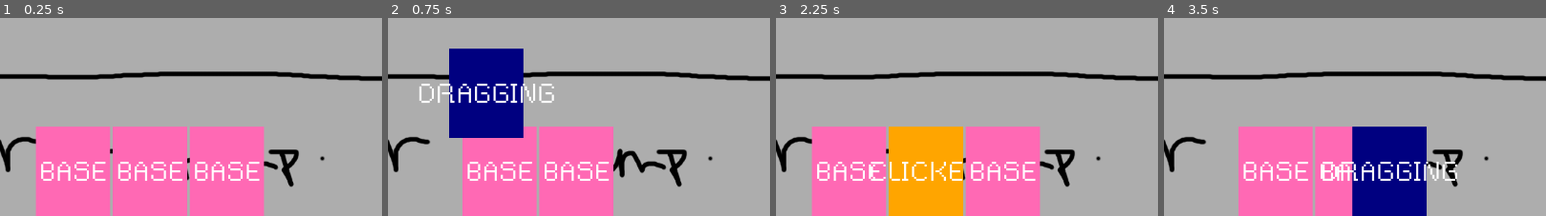
Above: before the commit, frames 1-4 (left to right).
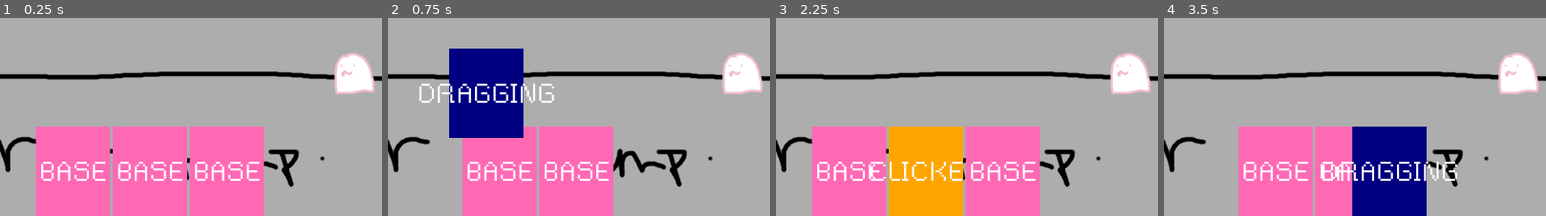
Above: after the commit, the same moments.

Repository: stressedGuaba/magic-girl-tarot
Game: Godot game, scene res://scenes/Battle/battle.tscn
Two runs of this game, one before a commit and one after it. Both use one fixed random seed, a clock stepped at 60 frames per second and the inputs below.
Inputs (mouse positions are % of the whole screen's width and height, from its top left):
- Up to frame 1 (0.25 s): no input
- Up to frame 2 (0.75 s): tap Enter at 0.5 s; drag from (40, 89) to (50, 30) at 0.52 s
- Up to frame 3 (2.25 s): tap Space at 1.25 s; drag from (45, 89) to (50, 30) at 1.27 s; tap Enter at 2 s; move the mouse to (50, 89) at 2.02 s; press the mouse at (50, 89) at 2.03 s; hold Right from 2.03 s (still down)
- Up to frame 4 (3.5 s): right-click (50, 89) at 2.3 s; release Right at 2.75 s; release the mouse at (50, 89) at 2.75 s; tap Space at 2.75 s; drag from (45, 68) to (60, 89) at 2.77 s
The pictures show only the part of the screen within x 30-80%, y 50-100%; the shares and areas given below are measured in that part.

The runs differ from the first frame. In frame 1, 1.9% of the frame differs, in the area x 87-98%, y 17-39%; in frame 2, 1.9%; in frame 3, 1.9%; in frame 4, 1.9%.

Commit message:
continue to work on cards

Diff:
--- a/Test.tscn
+++ /dev/null
@@ -1,7 +0,0 @@
-[gd_scene format=3 uid="uid://dnnka5th1gldj"]
-
-[node name="Node2D" type="Node2D"]
-
-[node name="Sprite2D" type="Sprite2D" parent="."]
-
-[node name="Node2D" type="Node2D" parent="."]
--- /dev/null
+++ b/characters/Magical Girls/Cards/axe_attack.tres
@@ -0,0 +1,10 @@
+[gd_resource type="Resource" script_class="Card" load_steps=2 format=3 uid="uid://c65mlqiccrqqs"]
+
+[ext_resource type="Script" uid="uid://ocvsafqq5y61" path="res://custom_resources/card.gd" id="1_mkhcp"]
+
+[resource]
+script = ExtResource("1_mkhcp")
+id = "axe_attack"
+type = 0
+target = 1
+metadata/_custom_type_script = "uid://ocvsafqq5y61"
--- /dev/null
+++ b/characters/Magical Girls/Cards/block.tres
@@ -0,0 +1,10 @@
+[gd_resource type="Resource" script_class="Card" load_steps=2 format=3 uid="uid://oktnf8pxo5m0"]
+
+[ext_resource type="Script" uid="uid://ocvsafqq5y61" path="res://custom_resources/card.gd" id="1_tp6oa"]
+
+[resource]
+script = ExtResource("1_tp6oa")
+id = "block"
+type = 1
+target = 0
+metadata/_custom_type_script = "uid://ocvsafqq5y61"
--- /dev/null
+++ b/custom_resources/card.gd
@@ -0,0 +1,13 @@
+class_name Card
+extends Resource
+
+enum Type {ATTACK, SKILL, POWER}
+enum Target {SELF, SINGLE_ENEMY, ALL_ENEMIES, EVERYONE}
+
+@export_group("Card Attributes")
+@export var id: String
+@export var type: Type
+@export var target: Target
+
+func is_single_targetted() -> bool:
+	return target == Target.SINGLE_ENEMY
--- /dev/null
+++ b/global/events.gd
@@ -0,0 +1,5 @@
+extends Node
+
+# card related events
+signal card_aim_started(card_ui : CardUI)
+signal card_aim_ended(card_ui: CardUI)
--- a/project.godot
+++ b/project.godot
@@ -13,6 +13,10 @@
 config/name="Magic Girl Tarot"
 run/main_scene="uid://dw6qdjpatlg1q"
 config/features=PackedStringArray("4.4", "Forward Plus")
+
+[autoload]
+
+Events="*res://global/events.gd"
 
 [display]
 
@@ -39,6 +43,7 @@
 
 2d_physics/layer_1="card_target_selector"
 2d_physics/layer_2="card_drop_area"
+2d_physics/layer_3="enemies"
 
 [rendering]
 
--- a/scenes/Battle/battle.tscn
+++ b/scenes/Battle/battle.tscn
@@ -1,11 +1,18 @@
-[gd_scene load_steps=5 format=3 uid="uid://dw6qdjpatlg1q"]
+[gd_scene load_steps=10 format=3 uid="uid://dw6qdjpatlg1q"]
 
 [ext_resource type="Texture2D" uid="uid://cf6y2blx44qtm" path="res://TEMP assets/backgroundT.png" id="1_ha178"]
 [ext_resource type="Script" uid="uid://c0wd7y5oqi46c" path="res://scenes/ui/hand.gd" id="2_jl7sv"]
+[ext_resource type="Texture2D" uid="uid://h6623jbobhgy" path="res://TEMP assets/GhostT.png" id="2_l7oxf"]
 [ext_resource type="PackedScene" uid="uid://bkj1sbhmhfg3m" path="res://scenes/card_ui/card_ui.tscn" id="2_mpo2y"]
+[ext_resource type="PackedScene" uid="uid://c8qiwwecu6pnx" path="res://scenes/card_target_selector/card_target_selector.tscn" id="3_5f8bu"]
+[ext_resource type="Resource" uid="uid://c65mlqiccrqqs" path="res://characters/Magical Girls/Cards/axe_attack.tres" id="5_5f8bu"]
+[ext_resource type="Resource" uid="uid://oktnf8pxo5m0" path="res://characters/Magical Girls/Cards/block.tres" id="6_xhdm5"]
 
 [sub_resource type="RectangleShape2D" id="RectangleShape2D_p1qf1"]
 size = Vector2(1152, 450)
+
+[sub_resource type="RectangleShape2D" id="RectangleShape2D_i3j6n"]
+size = Vector2(67, 66)
 
 [node name="Battle" type="Node2D"]
 metadata/_edit_lock_ = true
@@ -22,6 +29,22 @@
 [node name="CollisionShape2D" type="CollisionShape2D" parent="CardDropArea"]
 position = Vector2(576, 225)
 shape = SubResource("RectangleShape2D_p1qf1")
+debug_color = Color(0, 0.6, 0.701961, 0.184314)
+metadata/_edit_lock_ = true
+
+[node name="Enemy" type="Area2D" parent="."]
+position = Vector2(883, 433)
+collision_layer = 4
+
+[node name="Sprite2D" type="Sprite2D" parent="Enemy"]
+texture = ExtResource("2_l7oxf")
+
+[node name="CollisionShape2D" type="CollisionShape2D" parent="Enemy"]
+position = Vector2(-0.5, 0)
+shape = SubResource("RectangleShape2D_i3j6n")
+
+[node name="CardTargetSelector" parent="." instance=ExtResource("3_5f8bu")]
+position = Vector2(883, 433)
 
 [node name="BattleUI" type="CanvasLayer" parent="." groups=["ui_layer"]]
 
@@ -41,9 +64,12 @@
 
 [node name="CardUI" parent="BattleUI/Hand" instance=ExtResource("2_mpo2y")]
 layout_mode = 2
+card = ExtResource("5_5f8bu")
 
 [node name="CardUI2" parent="BattleUI/Hand" instance=ExtResource("2_mpo2y")]
 layout_mode = 2
+card = ExtResource("5_5f8bu")
 
 [node name="CardUI3" parent="BattleUI/Hand" instance=ExtResource("2_mpo2y")]
 layout_mode = 2
+card = ExtResource("6_xhdm5")
--- /dev/null
+++ b/scenes/card_target_selector/card_arc.tscn
@@ -0,0 +1,10 @@
+[gd_scene load_steps=2 format=3 uid="uid://c7jp63mkd7eyi"]
+
+[sub_resource type="Curve" id="Curve_j42f0"]
+_limits = [0.2, 1.0, 0.0, 1.0]
+_data = [Vector2(0, 0.2), 0.0, 0.0, 0, 0, Vector2(0.99999, 1), 0.0, 0.0, 0, 0, Vector2(1, 1), 0.267819, 0.0, 0, 0]
+point_count = 3
+
+[node name="CardArc" type="Line2D"]
+width = 18.0
+width_curve = SubResource("Curve_j42f0")
--- /dev/null
+++ b/scenes/card_target_selector/card_target_selector.tscn
@@ -0,0 +1,21 @@
+[gd_scene load_steps=3 format=3 uid="uid://c8qiwwecu6pnx"]
+
+[ext_resource type="PackedScene" uid="uid://c7jp63mkd7eyi" path="res://scenes/card_target_selector/card_arc.tscn" id="1_dnal8"]
+
+[sub_resource type="RectangleShape2D" id="RectangleShape2D_2m1is"]
+size = Vector2(18, 18)
+
+[node name="CardTargetSelector" type="Node2D"]
+
+[node name="Area2D" type="Area2D" parent="."]
+collision_mask = 4
+monitoring = false
+monitorable = false
+
+[node name="CollisionShape2D" type="CollisionShape2D" parent="Area2D"]
+shape = SubResource("RectangleShape2D_2m1is")
+
+[node name="CanvasLayer" type="CanvasLayer" parent="."]
+layer = 2
+
+[node name="CardArc" parent="CanvasLayer" instance=ExtResource("1_dnal8")]
--- /dev/null
+++ b/scenes/card_ui/card_aiming_state.gd
@@ -0,0 +1,28 @@
+extends CardState
+
+const MOUSE_Y_SNAPEBACK_THRESHOLD := 621 ## 138
+
+func enter() -> void:
+	card_ui.color.color = Color.WEB_PURPLE
+	card_ui.state.text = "AIMING"
+	card_ui.targets.clear()
+	var offset := Vector2(card_ui.parent.size.x / 2, -card_ui.size.y / 2)
+	offset.x -= card_ui.size.x / 2
+	card_ui.animate_to_position(card_ui.parent.global_position + offset, 0.2)
+	card_ui.drop_point_detector.monitoring = false
+
+	Events.card_aim_started.emit(card_ui) # event bus
+
+func exit() -> void:
+	Events.card_aim_ended.emit(card_ui)
+
+func on_input(event:InputEvent) -> void:
+	var mouse_motion := event is InputEventMouseMotion
+	var mouse_at_bottom := card_ui.get_global_mouse_position().y > MOUSE_Y_SNAPEBACK_THRESHOLD
+
+	if (mouse_motion and mouse_at_bottom) or event.is_action_pressed("right_mouse"):
+		transition_requested.emit(self, CardState.State.BASE)
+
+	elif event.is_action_released("left_mouse") or event.is_action_pressed("left_mouse"):
+		get_viewport().set_input_as_handled()
+		transition_requested.emit(self, CardState.State.RELEASED)
--- a/scenes/card_ui/card_ui.gd
+++ b/scenes/card_ui/card_ui.gd
@@ -4,11 +4,16 @@
 
 signal reparent_requested(which_card_ui: CardUI)
 
+@export var card: Card
+
 @onready var color : ColorRect = $Color
 @onready var state: Label = $State
 @onready var drop_point_detector: Area2D = $DropPointDetector
 @onready var card_state_machine : CardStateMachine = $CardStateMachine as CardStateMachine
 @onready var targets: Array[Node] = []
+
+var parent: Control
+var tween: Tween
 
 func _ready() -> void:
 	card_state_machine.init(self)
--- a/scenes/card_ui/card_ui.tscn
+++ b/scenes/card_ui/card_ui.tscn
@@ -7,6 +7,7 @@
 [ext_resource type="Script" uid="uid://bw45mrbhduggt" path="res://scenes/card_ui/card_clicked_state.gd" id="5_yxx8x"]
 [ext_resource type="Script" uid="uid://ddhq8boi6vuv7" path="res://scenes/card_ui/card_dragging_state.gd" id="6_ci03s"]
 [ext_resource type="Script" uid="uid://ceja8s6ddg7hu" path="res://scenes/card_ui/card_released_state.gd" id="7_js3ux"]
+[ext_resource type="Script" uid="uid://qvtpn1tu3evq" path="res://scenes/card_ui/card_aiming_state.gd" id="8_yxx8x"]
 
 [sub_resource type="RectangleShape2D" id="RectangleShape2D_5ps65"]
 size = Vector2(113, 135)
@@ -76,6 +77,10 @@
 script = ExtResource("7_js3ux")
 state = 4
 
+[node name="CardAimingState" type="Node" parent="CardStateMachine"]
+script = ExtResource("8_yxx8x")
+state = 3
+
 [connection signal="gui_input" from="." to="." method="_on_gui_input"]
 [connection signal="mouse_entered" from="." to="." method="_on_mouse_entered"]
 [connection signal="mouse_exited" from="." to="." method="_on_mouse_exited"]
Binary file added: TEMP assets/GhostT.png
Not shown, added: TEMP assets/GhostT.png.import
Not shown, added: custom_resources/card.gd.uid
Not shown, added: global/events.gd.uid
Not shown, added: scenes/card_ui/card_aiming_state.gd.uid
Not shown: 1 places in scenes/card_ui/card_ui.tscn that only renumber resources
